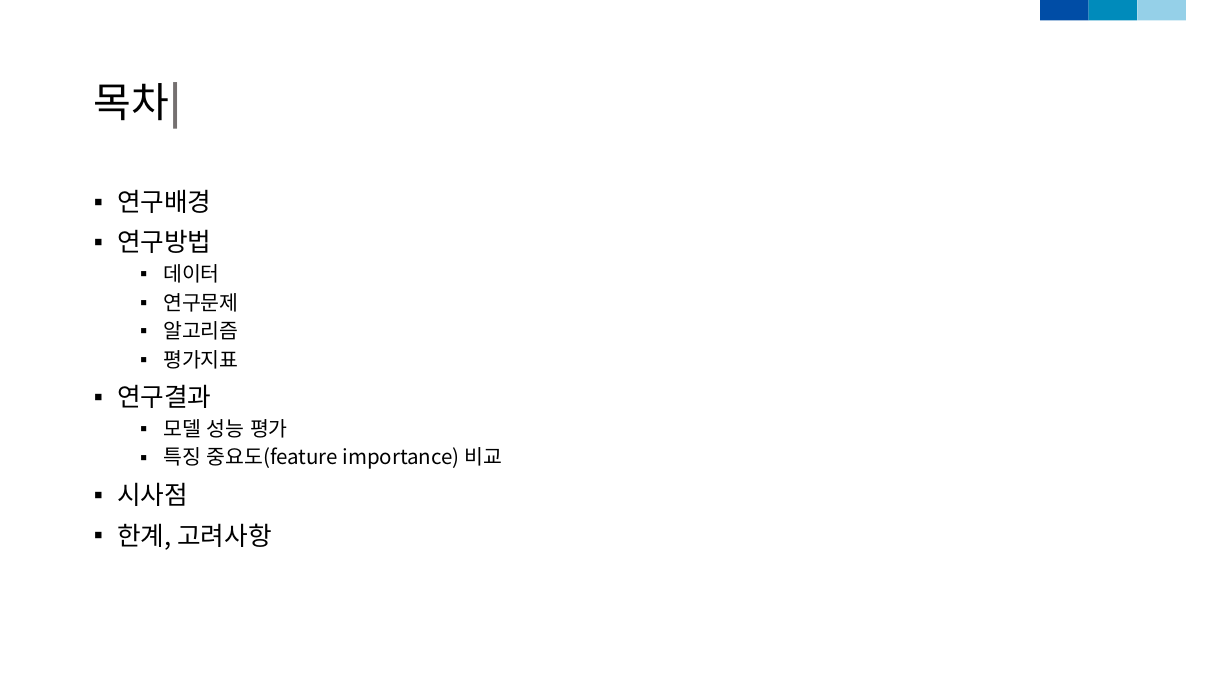
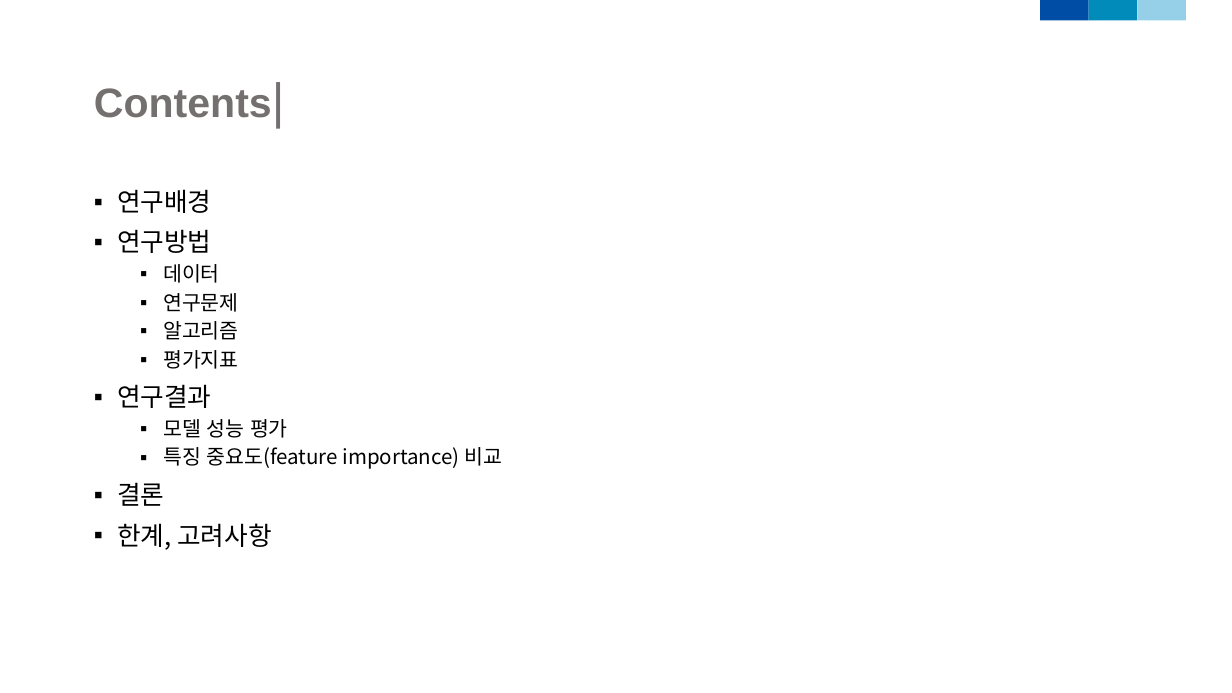
Before and after one commit to dudungE/Competition, a slide deck: slide 2 of ppt/부실가계탐지모형_2.pptx. Drawn at 1232x693 pixels with LibreOffice and Linux fonts; fonts in the diff are those of the drawing. Boxes give left, top, right and bottom in pixels: in the first picture for what was removed or moved away, otherwise in the second. Text is boxed around its words. In the diff, an @@ line names an element or a change of style, - is before the commit and + after.

```diff
--- a/ppt/부실가계탐지모형_2.pptx
+++ b/ppt/부실가계탐지모형_2.pptx
@@ text at (94,84,284,125): text changed; text colour #000000 to #757070; bold on @@
-목차|
+Contents|
@@ text at (117,482,164,506): text changed @@
-▪ 시사점
+▪ 결론
```
Also in this commit, not shown: 12 other slides changed, 1 slide added, 1 slide removed, 1 other file.
